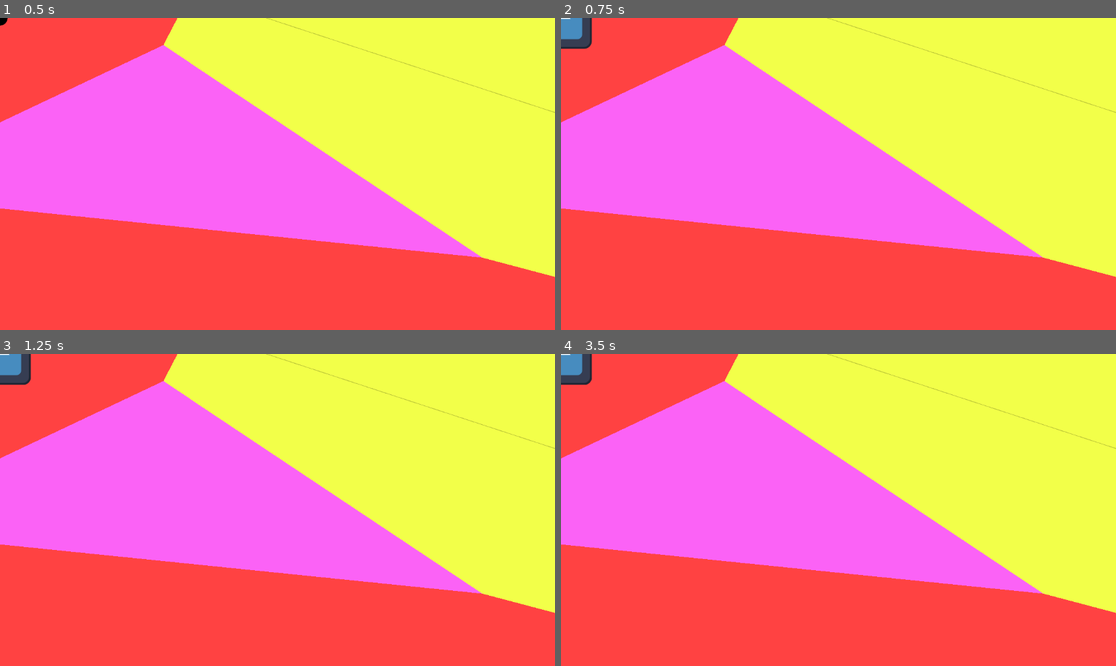
Above: before the commit, frames 1-4 (two rows, left to right).
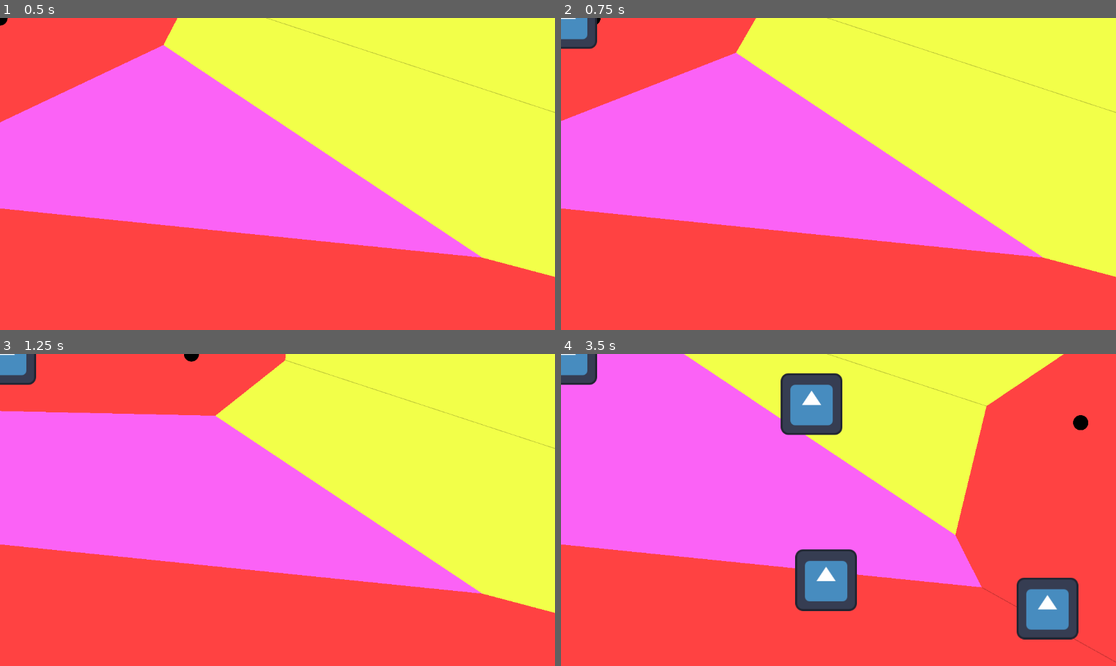
Above: after the commit, the same moments.

Repository: ProgrammingParadox/voronoi-game
Game: Godot game, scene res://node_2d.tscn
Two runs of this game, one before a commit and one after it. Both use one fixed random seed, a clock stepped at 60 frames per second and the inputs below. The engine's default icon, where the game draws it, is replaced by a stand-in: a white triangle on a blue panel in a dark square.
Inputs:
- Up to frame 1 (0.5 s): no input
- Up to frame 2 (0.75 s): tap Enter (ui_accept) at 0.5 s; hold D (player_1_right) from 0.53 s (still down); tap Q (player_1_plant) at 0.6 s
- Up to frame 3 (1.25 s): keep holding D (player_1_right); tap Enter (ui_accept) at 0.77, 0.8, 1.07 s
- Up to frame 4 (3.5 s): release D (player_1_right) at 1.28 s; hold S (player_1_down) 1.28-2.03 s; tap Enter (ui_accept) at 1.35, 1.52, 1.82, 2.3, 3.02, 3.32 s; tap Q (player_1_plant) at 1.55, 2.1, 2.85 s; hold D (player_1_right) 2.03-2.78 s; hold W (player_1_up) from 2.78 s (still down)

Frame 1 is identical in both runs. In frame 2, 1.1% of the frame differs, in the area x 0-36%, y 0-34%; in frame 3, 5.3%; in frame 4, 31%, in the area x 0-100%, y 0-99%.

Commit message:
more general actions

Diff:
--- a/animated_sprite_2d.gd
+++ b/animated_sprite_2d.gd
@@ -16,16 +16,16 @@
 	get_tree().get_root().size_changed.connect(resize)
 
 func _physics_process(delta: float) -> void:
-	if Input.is_action_pressed("ui_right"):
+	if Input.is_action_pressed("player_1_right"):
 		velocity.x += acceleration
-	if Input.is_action_pressed("ui_left"):
+	if Input.is_action_pressed("player_1_left"):
 		velocity.x += -acceleration
-	if Input.is_action_pressed("ui_down"):
+	if Input.is_action_pressed("player_1_down"):
 		velocity.y += acceleration
-	if Input.is_action_pressed("ui_up"):
+	if Input.is_action_pressed("player_1_up"):
 		velocity.y += -acceleration
 
-	if Input.is_action_just_pressed("ui_accept"):
+	if Input.is_action_just_pressed("player_1_plant"):
 		var new_seed = seed_tscn.instantiate()
 		add_sibling(new_seed)
 		new_seed.position = self.position
